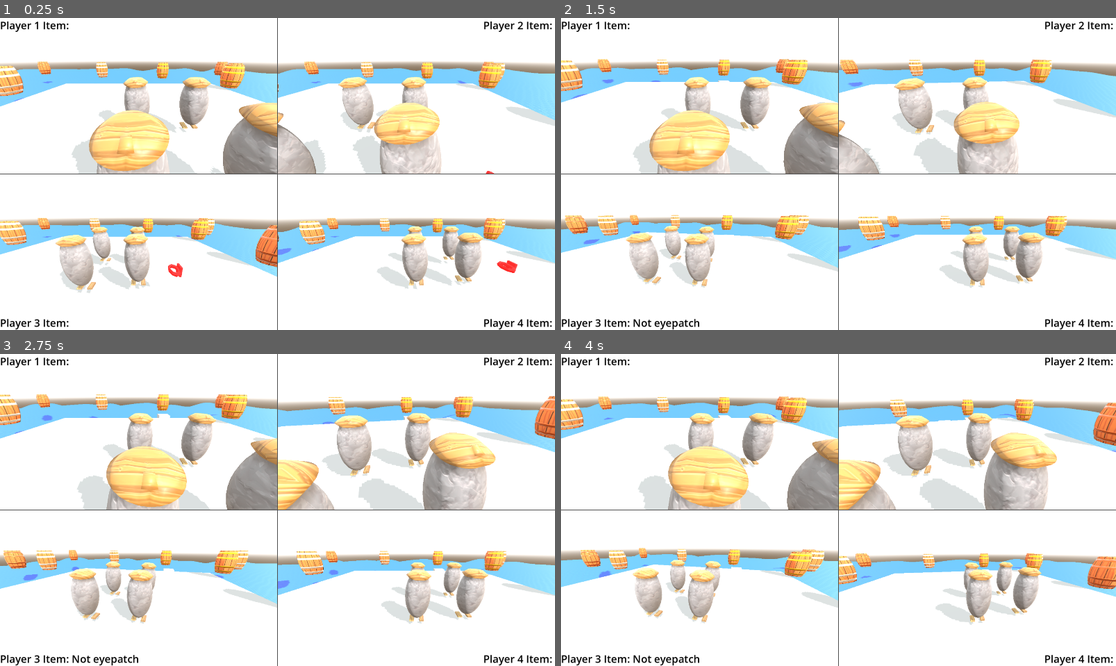
Above: before the commit, frames 1-4 (two rows, left to right).
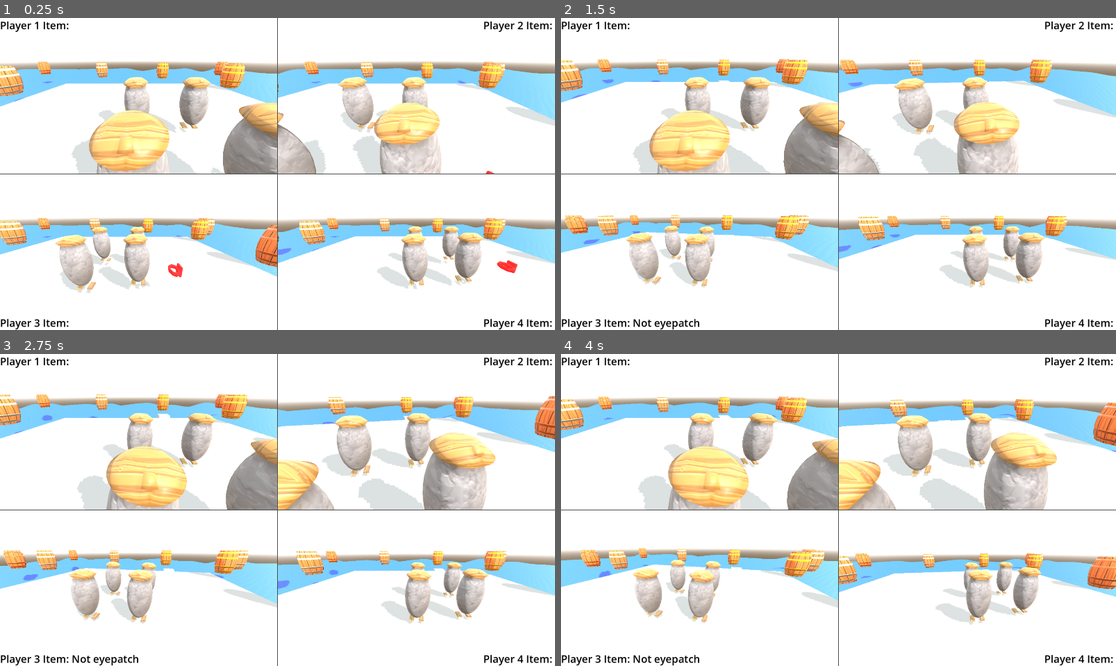
Above: after the commit, the same moments.

Repository: SofiaTilde/wrecked-DH2650-spel-project
Game: Godot game, scene res://node_3d.tscn
Two runs of this game, one before a commit and one after it. Both use one fixed random seed, a clock stepped at 60 frames per second and the inputs below.
Inputs (mouse positions are in pixels of both pictures, inside the frame that each line leads up to):
- Up to frame 1 (0.25 s): no input
- Up to frame 2 (1.5 s): move the mouse to (866, 174) at 0.52 s; move the mouse to (810, 174) at 1.27 s
- Up to frame 3 (2.75 s): move the mouse to (288, 503) at 2.02 s
- Up to frame 4 (4 s): move the mouse to (832, 516) at 2.77 s; move the mouse to (877, 513) at 3.52 s

The runs differ from the first frame. In frame 1, 0.2% of the frame differs, in the area x 0-91%, y 14-73%; in frame 2, 0.2%; in frame 3, 0.2%; in frame 4, 0.2%.

Commit message:
Restructure barrel objects

Diff:
--- a/wrecked/items/barrel.tscn
+++ b/wrecked/items/barrel/barrel.tscn
@@ -1,8 +1,8 @@
 [gd_scene load_steps=12 format=4 uid="uid://dnrtklvqut8jx"]
 
-[ext_resource type="Script" uid="uid://dwg5ycl86o41a" path="res://barrel.gd" id="1_7s1de"]
-[ext_resource type="PackedScene" uid="uid://6kx5nm2ecru" path="res://items/items.tscn" id="2_aqn5a"]
-[ext_resource type="Material" uid="uid://d3yvexhmvsay1" path="res://items/barrel/barrel_copper.tres" id="3_7s1de"]
+[ext_resource type="Script" uid="uid://dwg5ycl86o41a" path="res://barrel.gd" id="1_34ndh"]
+[ext_resource type="PackedScene" uid="uid://6kx5nm2ecru" path="res://items/generators/items.tscn" id="2_uax0x"]
+[ext_resource type="Material" uid="uid://q10wk3ctjypn" path="res://items/barrel/barrel_silver.tres" id="3_q6nd0"]
 
 [sub_resource type="CapsuleShape3D" id="CapsuleShape3D_7s1de"]
 
@@ -98,8 +98,8 @@
 
 [node name="Barrel" type="Area3D"]
 transform = Transform3D(0.69, 0, 0, 0, 0.69, 0, 0, 0, 0.69, 0, 0, 0)
-script = ExtResource("1_7s1de")
-itemscene = ExtResource("2_aqn5a")
+script = ExtResource("1_34ndh")
+itemscene = ExtResource("2_uax0x")
 
 [node name="CollisionShape3D" type="CollisionShape3D" parent="."]
 transform = Transform3D(3.04, 0, 0, 0, 3.04, 0, 0, 0, 3.04, 0, 0, 0)
@@ -110,7 +110,7 @@
 transform = Transform3D(1.44928, 0, 0, 0, 1.44928, 0, 0, 0, 1.44928, 0, 0, 0)
 mesh = SubResource("ArrayMesh_50emm")
 skeleton = NodePath("")
-surface_material_override/0 = ExtResource("3_7s1de")
+surface_material_override/0 = ExtResource("3_q6nd0")
 
 [node name="AnimationPositionY" type="AnimationPlayer" parent="BarrelMesh"]
 libraries = {
--- a/wrecked/items/barrel_generator.gd
+++ b/wrecked/items/generators/barrel_generator.gd
@@ -1,6 +1,6 @@
 extends Node3D
 
-@onready var barrel_scene = preload("res://items/barrel.tscn")
+@onready var barrel_scene = preload("res://items/barrel/barrel.tscn")
 var rng = RandomNumberGenerator.new()
 enum BarrelLevel {Copper, Silver, Gold}
 
--- a/wrecked/items/items.tscn
+++ b/wrecked/items/generators/items.tscn
@@ -1,6 +1,6 @@
 [gd_scene load_steps=4 format=3 uid="uid://6kx5nm2ecru"]
 
-[ext_resource type="Script" uid="uid://bni2m50ynawa3" path="res://items/items.gd" id="1_n0bbx"]
+[ext_resource type="Script" uid="uid://bni2m50ynawa3" path="res://items/generators/items.gd" id="1_n0bbx"]
 [ext_resource type="PackedScene" uid="uid://bdvfrko7ynj1k" path="res://items/eyepatch.tscn" id="2_r844h"]
 [ext_resource type="PackedScene" uid="uid://cp4hrpxst2nlb" path="res://items/noteyepatch.tscn" id="3_r844h"]
 
--- a/wrecked/node_3d.tscn
+++ b/wrecked/node_3d.tscn
@@ -2,10 +2,10 @@
 
 [ext_resource type="PackedScene" uid="uid://g4tbrr3sfui2" path="res://player.tscn" id="1_a202f"]
 [ext_resource type="PackedScene" uid="uid://bxdelsa5s7rp2" path="res://water.tscn" id="2_noarx"]
-[ext_resource type="Script" uid="uid://d4bj501dyxm1u" path="res://items/barrel_generator.gd" id="4_jka67"]
-[ext_resource type="PackedScene" uid="uid://dnrtklvqut8jx" path="res://items/barrel.tscn" id="5_i5arm"]
+[ext_resource type="Script" uid="uid://d4bj501dyxm1u" path="res://items/generators/barrel_generator.gd" id="4_jka67"]
+[ext_resource type="PackedScene" uid="uid://dnrtklvqut8jx" path="res://items/barrel/barrel.tscn" id="5_i5arm"]
 [ext_resource type="PackedScene" uid="uid://cavkptlfya0u2" path="res://platform.tscn" id="6_i5arm"]
-[ext_resource type="PackedScene" uid="uid://6kx5nm2ecru" path="res://items/items.tscn" id="6_wc5p8"]
+[ext_resource type="PackedScene" uid="uid://6kx5nm2ecru" path="res://items/generators/items.tscn" id="6_wc5p8"]
 
 [sub_resource type="PlaneMesh" id="PlaneMesh_a0tk4"]
 size = Vector2(20, 20)
Binary file removed: wrecked/items/barrel/barrel.glb
Not shown, removed: wrecked/items/barrel/barrel.glb.import
Binary file changed: wrecked/items/barrel/barrel_texture_silver.png
Renamed: wrecked/items/barrel_generator.gd.uid -> wrecked/items/generators/barrel_generator.gd.uid
Renamed: wrecked/items/items.gd -> wrecked/items/generators/items.gd
Renamed: wrecked/items/items.gd.uid -> wrecked/items/generators/items.gd.uid
Not shown, removed: wrecked/meshes/barrel/Simple barrel.obj
Not shown, removed: wrecked/meshes/barrel/Simple barrel.obj.import
